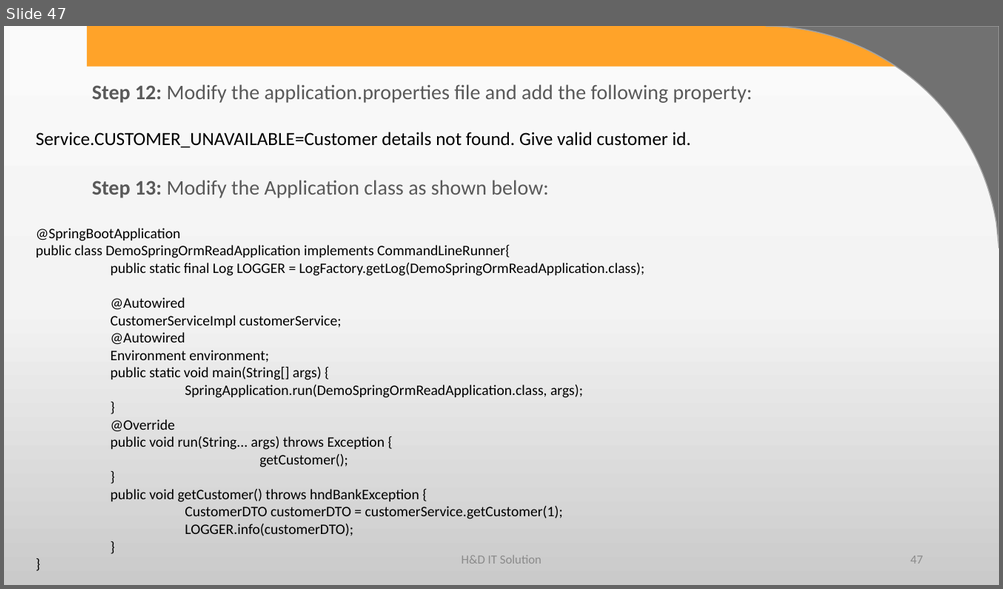
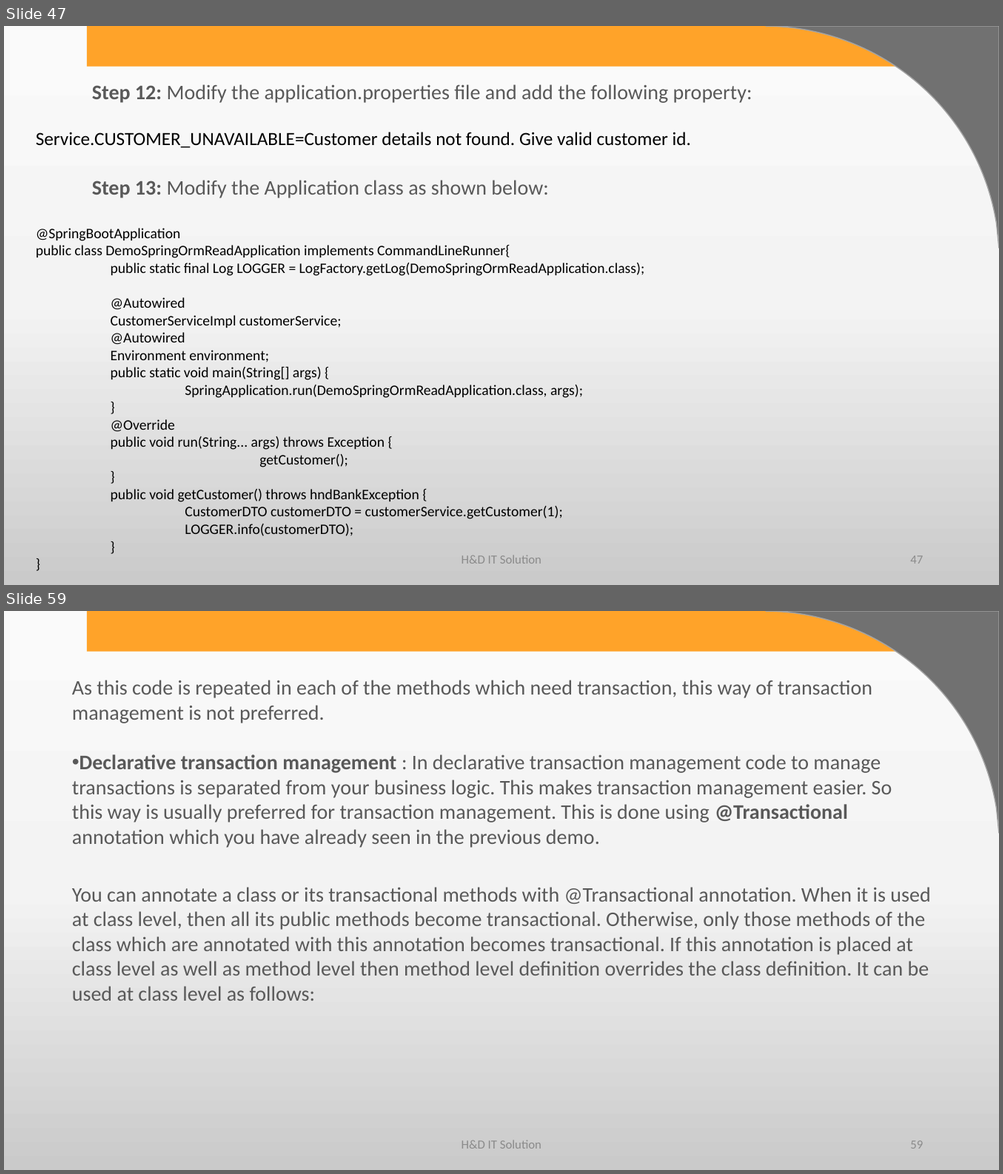
Before and after one commit to harshadasawant/spring_boot1, a slide deck: infinite/src/main/ppt/Persistence Layer using Spring Boot.pptx. Shown one above the other, each under a label of ours: slide 47 before the commit, slides 47 and 59 after it; the slides between them are not shown. The pictures are 1003x589 and 1003x1174 pixels, drawn with LibreOffice and Linux fonts; fonts in the diff are those of the drawing; background and template pictures are left out. Boxes give left, top, right and bottom in pixels: in the first picture for what was removed or moved away, otherwise in the second. Text is boxed around its words. In the diff, an @@ line names an element or a change of style, - is before the commit and + after.

```diff
--- a/infinite/src/main/ppt/Persistence Layer using Spring Boot.pptx
+++ b/infinite/src/main/ppt/Persistence Layer using Spring Boot.pptx
@@ slide 59 added at [4,611,999,1170], background gradient #FBFBFB to #F4F4F4 to #CBCBCB; not listed: 2 template elements that a slide beside it also shows @@
@@ text added at [72,680,892,848], 20 pt, text #595959 @@
+As this code is repeated in each of the methods which need transaction, this way of transaction management is not preferred.
+• Declarative transaction management : In declarative transaction management code to manage transactions is separated from your business logic. This makes transaction management easier. So this way is usually preferred for transaction management. This is done using @Transactional annotation which you have already seen in the previous demo.
@@ text added at [72,887,930,1001], 20 pt, text #595959 @@
+You can annotate a class or its transactional methods with @Transactional annotation. When it is used at class level, then all its public methods become transactional. Otherwise, only those methods of the class which are annotated with this annotation becomes transactional. If this annotation is placed at class level as well as method level then method level definition overrides the class definition. It can be used at class level as follows:
@@ text added at [461,1141,541,1149], 12 pt, text #8C8C8C @@
+H&D IT Solution
@@ page number added at [910,1141,922,1149], 12 pt, text #8C8C8C @@
+59
```
Also in this commit, not shown: 97 other slides added, 6 other files.
